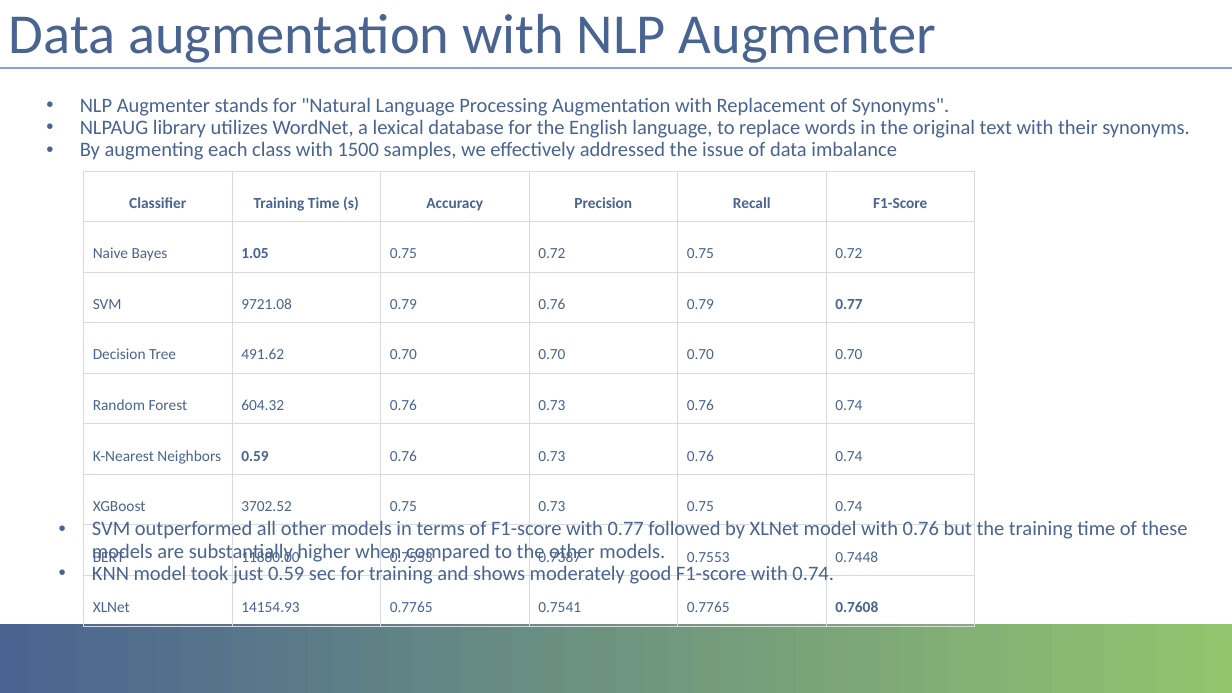
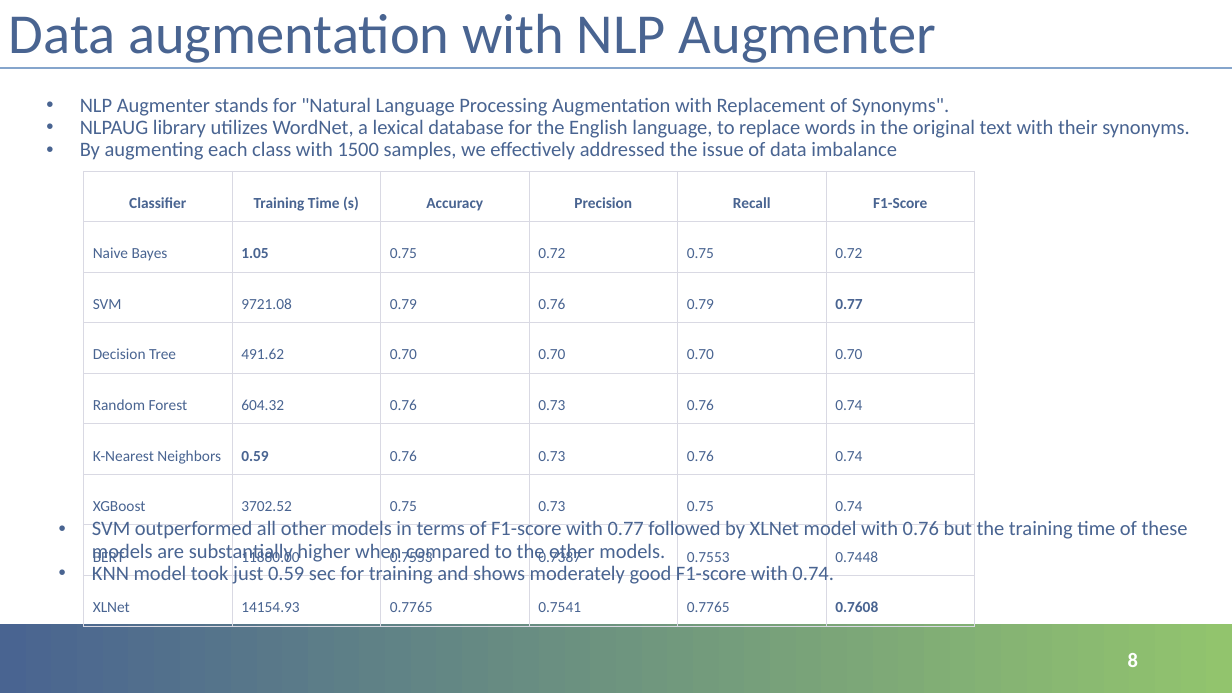
Before and after one commit to LakshmikarPolamreddy/Clinical_domain_classification_final_project_NLP, a slide deck: slide 8 of Leveraging NLP techniques in healthcare domain for clinical domain classification.pptx (slide 7 before the commit). Drawn at 1232x693 pixels with LibreOffice and Linux fonts; fonts in the diff are those of the drawing; background and template pictures are left out. Boxes give left, top, right and bottom in pixels: in the first picture for what was removed or moved away, otherwise in the second. Text is boxed around its words. In the diff, an @@ line names an element or a change of style, - is before the commit and + after.

```diff
--- a/Leveraging NLP techniques in healthcare domain for clinical domain classification.pptx
+++ b/Leveraging NLP techniques in healthcare domain for clinical domain classification.pptx
@@ page number added at box(1128, 653, 1138, 667), 16 pt, text #FFFFFF, bold @@
+8
```
Also in this commit, not shown: 8 other slides changed, 2 slides added.
